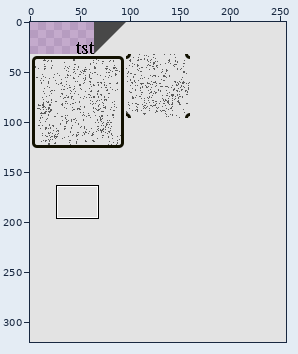
Sprite sheet -- Rogue/asset/image/rg_tiles.png. Above: a wide view before the commit, with the close-up outlined.
Close-up. Before the edit:
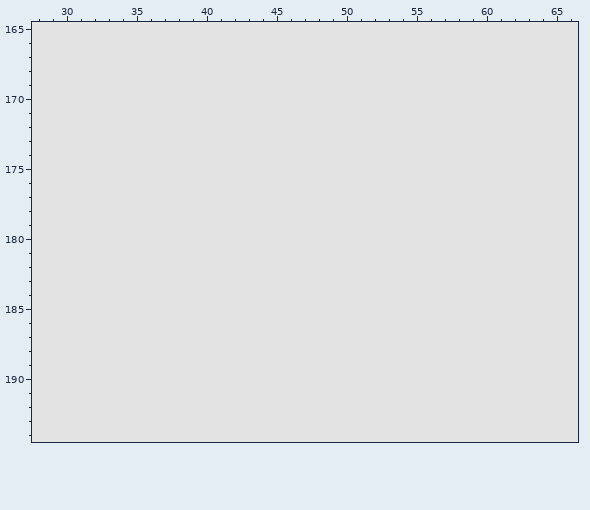
The file is 256x320 pixels. Colours within 5 levels of each other are drawn and written as one. Shown: x 28..66, y 165..194. The commit also changed other parts of the picture, which this record leaves out.
The result:
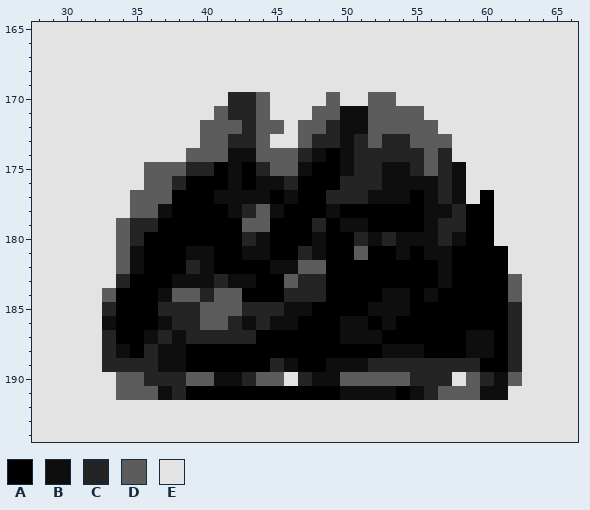
Palette (. is transparent): A #000000  B #0e0e0e  C #242424  D #5c5c5c  E #e3e3e3
Changes in this commit:
{"y":170,"x":42,"old":"EEE","new":"CCD"}
{"y":170,"x":49,"old":"E","new":"D"}
{"y":170,"x":52,"old":"EE","new":"DD"}
{"y":171,"x":41,"old":"EEEE","new":"DCCD"}
{"y":171,"x":48,"old":"EEEEEEEE","new":"DDBBDDDD"}
{"y":172,"x":40,"old":"EEEEEE","new":"DDDCDD"}
{"y":172,"x":47,"old":"EEEEEEEEEE","new":"DDCBBDDDDD"}
{"y":173,"x":40,"old":"EEEEE","new":"DDCCD"}
{"y":173,"x":47,"old":"EEEEEEEEEEE","new":"DCCBCDCCDDD"}
{"y":174,"x":39,"old":"EEEEEEEEEEEEEEEEEEE","new":"DDDBBDDDCBABCCCCCDC"}
{"y":175,"x":36,"old":"EEEEEEEEEEEEEEEEEEEEEEE","new":"DDDCCABACDDBAABCCBBCDCB"}
{"y":176,"x":36,"old":"EEEEEEEEEEEEEEEEEEEEEEE","new":"DDCAAABABBCAAACCCBBBBCB"}
{"y":177,"x":35,"old":"EEEEEEEEEEEEEEEEEEEEEEEE","new":"DDDAAABBBBABAACCCBBBABCB"}
{"y":177,"x":60,"old":"E","new":"A"}
{"y":178,"x":35,"old":"EEEEEEEEEEEEEEEEEEEEEEEEEE","new":"DDBAAAABCDBAAABAAAAAABBCAA"}
{"y":179,"x":34,"old":"EEEEEEEEEEEEEEEEEEEEEEEEEEE","new":"DCCAAAAAADDAAACABBAAAABCCAA"}
{"y":180,"x":34,"old":"EEEEEEEEEEEEEEEEEEEEEEEEEEE","new":"DCAAAAAAACBAAABAACBCBBBCBAA"}
{"y":181,"x":34,"old":"EEEEEEEEEEEEEEEEEEEEEEEEEEEE","new":"DBAAABBAABBAACBAADAABABBAAAA"}
{"y":182,"x":34,"old":"EEEEEEEEEEEEEEEEEEEEEEEEEEEE","new":"DBAAACBAAAABBDDAAAAAAAABAAAA"}
{"y":183,"x":34,"old":"EEEEEEEEEEEEEEEEEEEEEEEEEEEEE","new":"CAAABBBCBBAADCCAAAAAAAABAAAAD"}
{"y":184,"x":33,"old":"EEEEEEEEEEEEEEEEEEEEEEEEEEEEEE","new":"DAAABDDCDDAAACCCAAAABBABAAAAAD"}
{"y":185,"x":33,"old":"EEEEEEEEEEEEEEEEEEEEEEEEEEEEEE","new":"CAAACCCDDDCCCBBAAAABBBAAAAAAAC"}
{"y":186,"x":33,"old":"EEEEEEEEEEEEEEEEEEEEEEEEEEEEEE","new":"BAAABCCDDCBCBBAAABBABAAAAAAAAC"}
{"y":187,"x":33,"old":"EEEEEEEEEEEEEEEEEEEEEEEEEEEEEE","new":"CAABCBCCCCCAAAAAABBBAAAAAABBAC"}
{"y":188,"x":33,"old":"EEEEEEEEEEEEEEEEEEEEEEEEEEEEEE","new":"CBACBBAAAAAAAAAAAAAABBBAAABBAC"}
{"y":189,"x":33,"old":"EEEEEEEEEEEEEEEEEEEEEEEEEEEEEE","new":"CCCCBBAAAAAACBAABBBCCCCCCCCAAC"}
{"y":190,"x":34,"old":"EEEEEEEEEEEE","new":"DDCCCDDBBCDD"}
{"y":190,"x":47,"old":"EEEEEEEEEEE","new":"CBBDDDDDCCC"}
{"y":190,"x":59,"old":"EEEE","new":"DCBD"}
{"y":191,"x":34,"old":"EEEEEEEEEEEEEEEEEEEEEEEEEEEE","new":"DDDBCAAAAAAAAAAABBBBABCDDDBB"}
{"label":"changed","picture_box":[102,92,522,400]}
